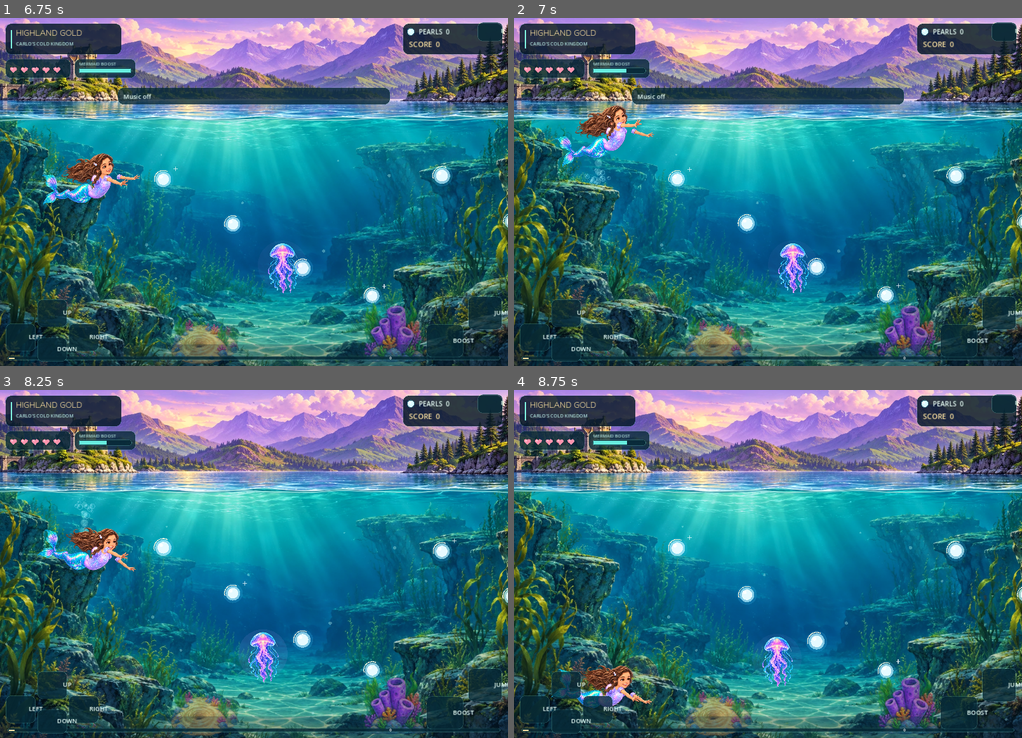
Above: before the commit, frames 1-4 (two rows, left to right).
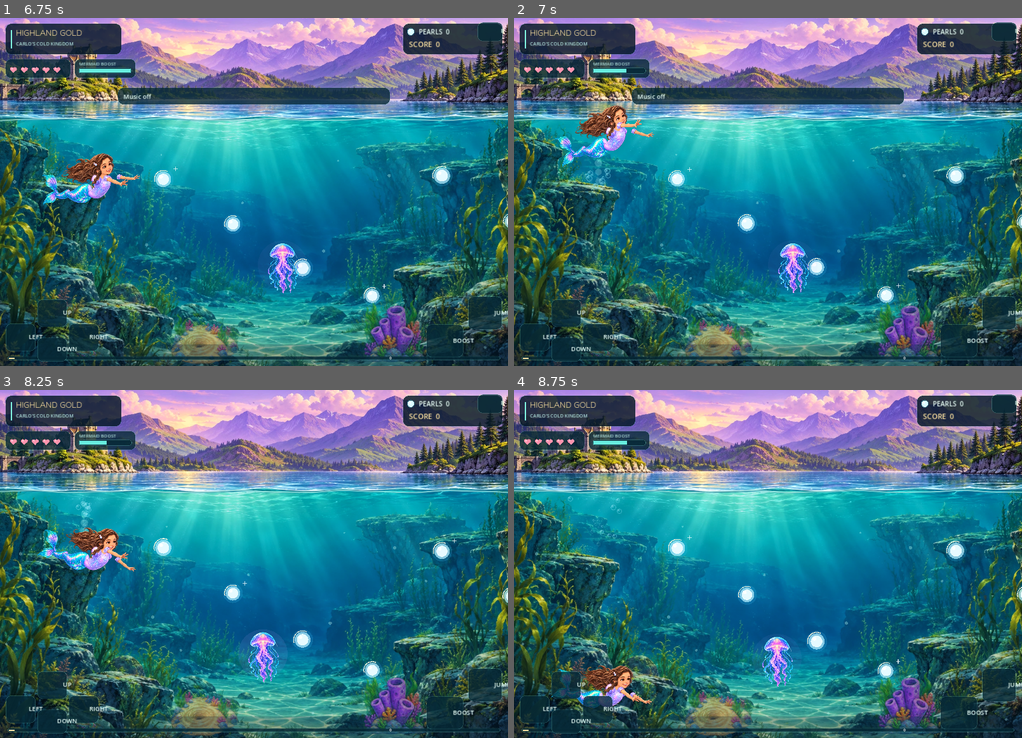
Above: after the commit, the same moments.

Repository: skhaze94-cloud/MermaidADVENTURE
Game: Godot game, scene res://godot/highland_level.tscn
Two runs of this game, one before a commit and one after it. Both use one fixed random seed, a clock stepped at 60 frames per second and the inputs below.
Inputs (mouse positions are in pixels of both pictures, inside the frame that each line leads up to):
- Up to frame 1 (6.75 s): tap Enter at 0.5, 2, 3.5 s; move the mouse to (365, 174) at 0.52 s; hold Right 0.53-1.25 s; tap P at 0.6, 6.6 s; click (365, 174) at 0.67 s; tap Space at 0.77, 1.25, 2.75, 3.77, 4.25 s; drag from (152, 209) to (228, 261) at 1.27 s; move the mouse to (304, 115) at 2.02 s; hold Right 2.03-2.75 s; tap Shift at 2.1 s; drag from (228, 261) to (101, 139) at 2.77 s; move the mouse to (406, 244) at 3.52 s; hold Left 3.53-4.25 s; tap B at 3.6 s; drag from (101, 139) to (177, 105) at 4.27 s; move the mouse to (279, 192) at 5.02 s; hold Down 5.03-5.75 s; tap M at 5.1 s; click (279, 192) at 5.17 s; drag from (177, 105) to (152, 209) at 5.77 s; move the mouse to (365, 174) at 6.52 s; hold Up from 6.53 s (still down)
- Up to frame 2 (7 s): keep holding Up; tap Space at 6.77 s
- Up to frame 3 (8.25 s): release Up at 7.25 s; drag from (152, 581) to (228, 633) at 7.27 s; move the mouse to (304, 487) at 8.02 s; hold Down from 8.03 s (still down); tap Shift at 8.1 s
- Up to frame 4 (8.75 s): keep holding Down

Frame 1 is identical in both runs. In frame 2, 0.1% of the frame differs, in the area x 14-19%, y 43-50%; in frame 3, less than 0.1%; in frame 4, less than 0.1%.

Commit message:
Godot v0.5: pool impact particles and cache depth shader profiles to eliminate gameplay allocations

Diff:
--- a/godot/native_fx.gd
+++ b/godot/native_fx.gd
@@ -19,6 +19,12 @@
 var bubble_texture: Texture2D
 var reduced_motion := false
 var viewport_size := Vector2.ZERO
+const BURST_POOL_SIZE := 10
+var burst_pool: Array[CPUParticles2D] = []
+var burst_cursor := 0
+var burst_events := 0
+var last_grotto := false
+var depth_profile_initialized := false
 
 func _ready() -> void:
     bubble_texture = _make_bubble_texture()
@@ -80,6 +86,25 @@
     trail.color = Color(0.73, 1.0, 0.96, 0.45)
     trail.emitting = false
     add_child(trail)
+    # Reuse a fixed pool: neither bursts nor one-shot timers allocate during play.
+    for i in range(BURST_POOL_SIZE):
+        var burst := CPUParticles2D.new()
+        burst.name = "PooledImpact_%02d" % i
+        burst.texture = bubble_texture
+        burst.one_shot = true
+        burst.amount = 20
+        burst.lifetime = 0.65
+        burst.explosiveness = 1.0
+        burst.direction = Vector2.UP
+        burst.spread = 180.0
+        burst.initial_velocity_min = 45.0
+        burst.initial_velocity_max = 160.0
+        burst.gravity = Vector2(0.0, -28.0)
+        burst.scale_amount_min = 0.45
+        burst.scale_amount_max = 1.25
+        burst.emitting = false
+        add_child(burst)
+        burst_pool.append(burst)
     get_viewport().size_changed.connect(_fit_viewport)
     _fit_viewport()
 
@@ -117,27 +142,16 @@
 func splash(screen_position: Vector2, tint: Color = Color("#b8ffef"), count: int = 20) -> void:
     if reduced_motion:
         return
-    var burst := CPUParticles2D.new()
-    burst.texture = bubble_texture
-    burst.one_shot = true
-    burst.amount = count
-    burst.lifetime = 0.65
-    burst.explosiveness = 1.0
-    burst.direction = Vector2(0.0, -1.0)
-    burst.spread = 180.0
-    burst.initial_velocity_min = 45.0
-    burst.initial_velocity_max = 160.0
-    burst.gravity = Vector2(0.0, -28.0)
-    burst.scale_amount_min = 0.45
-    burst.scale_amount_max = 1.25
+    # Round-robin particle pool is bounded even during heavy collision chains.
+    var burst: CPUParticles2D = burst_pool[burst_cursor]
+    burst_cursor = (burst_cursor + 1) % BURST_POOL_SIZE
+    burst.amount = mini(maxi(count, 1), 48)
+    burst.position = screen_position
     burst.color = tint
-    burst.position = screen_position
-    add_child(burst)
+    burst.emitting = false
+    burst.restart()
     burst.emitting = true
-    get_tree().create_timer(1.35).timeout.connect(func() -> void:
-        if is_instance_valid(burst):
-            burst.queue_free()
-    )
+    burst_events += 1
 
 func flash(tint: Color = Color("#ffb3c0"), intensity: float = 0.22, duration: float = 0.28) -> void:
     if reduced_motion:
@@ -148,6 +162,10 @@
     tween.tween_property(impact_overlay, "modulate:a", 0.0, duration).set_trans(Tween.TRANS_CUBIC).set_ease(Tween.EASE_OUT)
 
 func set_depth_profile(is_grotto: bool) -> void:
+    if depth_profile_initialized and last_grotto == is_grotto:
+        return
+    last_grotto = is_grotto
+    depth_profile_initialized = true
     mist_material.set_shader_parameter("grotto_mix", 1.0 if is_grotto else 0.0)
     cinematic_material.set_shader_parameter("cavern_mix", 1.0 if is_grotto else 0.0)
     mist_material.set_shader_parameter("mist_amount", 0.095 if is_grotto else 0.065)
